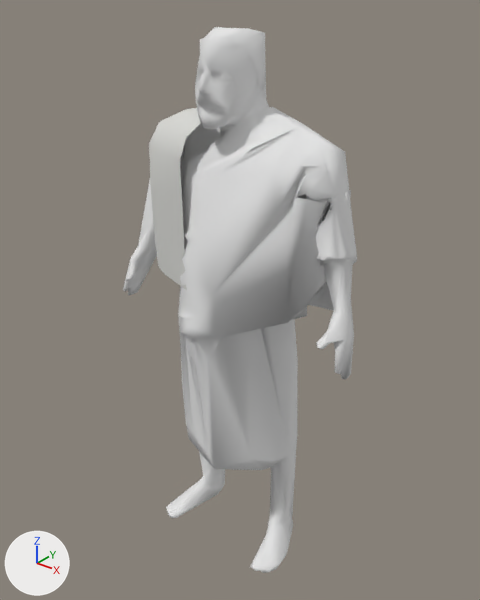
What one commit did to the glTF model public/assets/models/man.glb.
The view is the same before and after, from a 50 mm camera at (1.195, -1.474, 1.843) aimed at (-0.009, 0.031, 0.911). Every picture has the same lights, and +X, +Y and +Z are marked at lower left. The older version comes first. Where no turn or scale is listed for an object, it has been applied to the vertices. Vertices at exactly the same position are counted once.

The scene before the commit, as lines of its bpy script (objects in view):
```python
me_mesh_0 = bpy.data.meshes.new('Mesh_0')
me_mesh_0.from_pydata(...)  # 1018 vertices, 1638 faces; spans x -0.216..0.389, y -0.178..0.171, z 0.358..1.522
me_mesh_0.materials.append(mat_cloth)  # its picture is missing
me_mesh_1 = bpy.data.meshes.new('Mesh_1')
me_mesh_1.from_pydata(...)  # 856 vertices, 1246 faces; spans x -0.44..0.44, y -0.16..0.15, z 0.0..1.72
me_mesh_1.materials.append(mat_skin)  # its picture is missing
me_mesh_2 = bpy.data.meshes.new('Mesh_2')
me_mesh_2.from_pydata(...)  # 189 vertices, 312 faces; spans x -0.336..-0.009, y -0.158..0.196, z 0.985..1.5
me_mesh_2.materials.append(mat_cover)  # light grey #d8d8d4
ob_cloth = bpy.data.objects.new('cloth', me_mesh_0)
ob_cloth.location = (0.0, 0.0, 0.0)
ob_cover = bpy.data.objects.new('cover', me_mesh_2)
ob_cover.location = (0.0, 0.0, 0.0)
ob_skin = bpy.data.objects.new('skin', me_mesh_1)
ob_skin.location = (0.0, 0.0, 0.0)
```
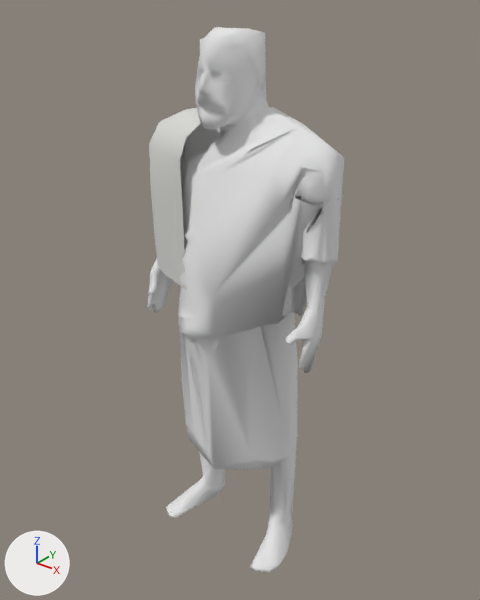
What differs and where, as boxes [x1, y1, x2, y2] in the pictures (480 x 600 px; the box of a moved part takes in the faces that stretch with it):
'cloth', reshaped (7% narrower): before [178, 107, 357, 470]; after [178, 107, 345, 470]
'skin', reshaped (19% narrower): before [123, 27, 357, 573]; after [148, 27, 338, 573]
part 1 of me_mesh_0, moved or reshaped: before [213, 124, 357, 338]; after [213, 124, 345, 338]
part 2 of me_mesh_1, moved or reshaped: before [311, 253, 357, 379]; after [285, 255, 338, 373]
part 3 of me_mesh_1, moved or reshaped: before [123, 154, 183, 296]; after [148, 154, 183, 313]

The edits, one by one:
me_mesh_0 is used by ob_cloth; location (0.0, 0.0, 0.0).
me_mesh_0 had 1018 vertices, 1638 faces and spanned x -0.216..0.389, y -0.178..0.171, z 0.358..1.522.
me_mesh_0 now has 1018 vertices, 1638 faces and spans x -0.216..0.334, y -0.178..0.171, z 0.358..1.522.
me_mesh_0 part 1: 575 of 1018 vertices moved; they spanned x 0.231..0.389, y -0.071..0.129, z 0.919..1.464 and now span x 0.195..0.334, y -0.071..0.129, z 0.908..1.459; mean shift (-0.046, 0.0, -0.008); largest move (0.341, 0.045, 0.919) -> (0.234, 0.045, 0.908).
me_mesh_1 is used by ob_skin; location (0.0, 0.0, 0.0).
me_mesh_1 had 856 vertices, 1246 faces and spanned x -0.44..0.44, y -0.16..0.15, z 0.0..1.72.
me_mesh_1 now has 856 vertices, 1246 faces and spans x -0.33..0.33, y -0.16..0.15, z 0.0..1.72.
me_mesh_1 part 2: 220 of 856 vertices moved; they spanned x 0.24..0.44, y -0.12..0.08, z 0.83..1.33 and now span x 0.21..0.33, y -0.12..0.08, z 0.8..1.31; mean shift (-0.06, 0.0, -0.01); largest move (0.44, -0.05, 0.83) -> (0.31, -0.05, 0.8).
me_mesh_1 part 3: all 58 vertices in x -0.44..-0.26, y -0.12..0.09, z 0.84..1.45 are multiplied about their middle by the matrix ((0.975, -0.007, -0.216), (0.007, 0.999, -0.002), (0.216, 0.001, 0.975)), then moved by (0.06, 0.0, -0.02).
Other edits to the shape of me_mesh_1 do not show in these pictures.
